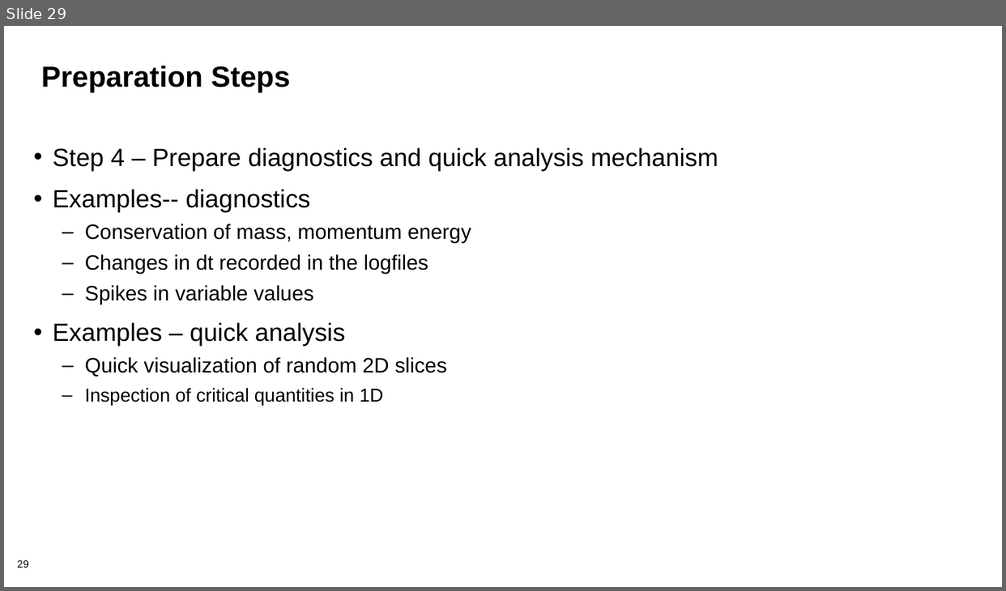
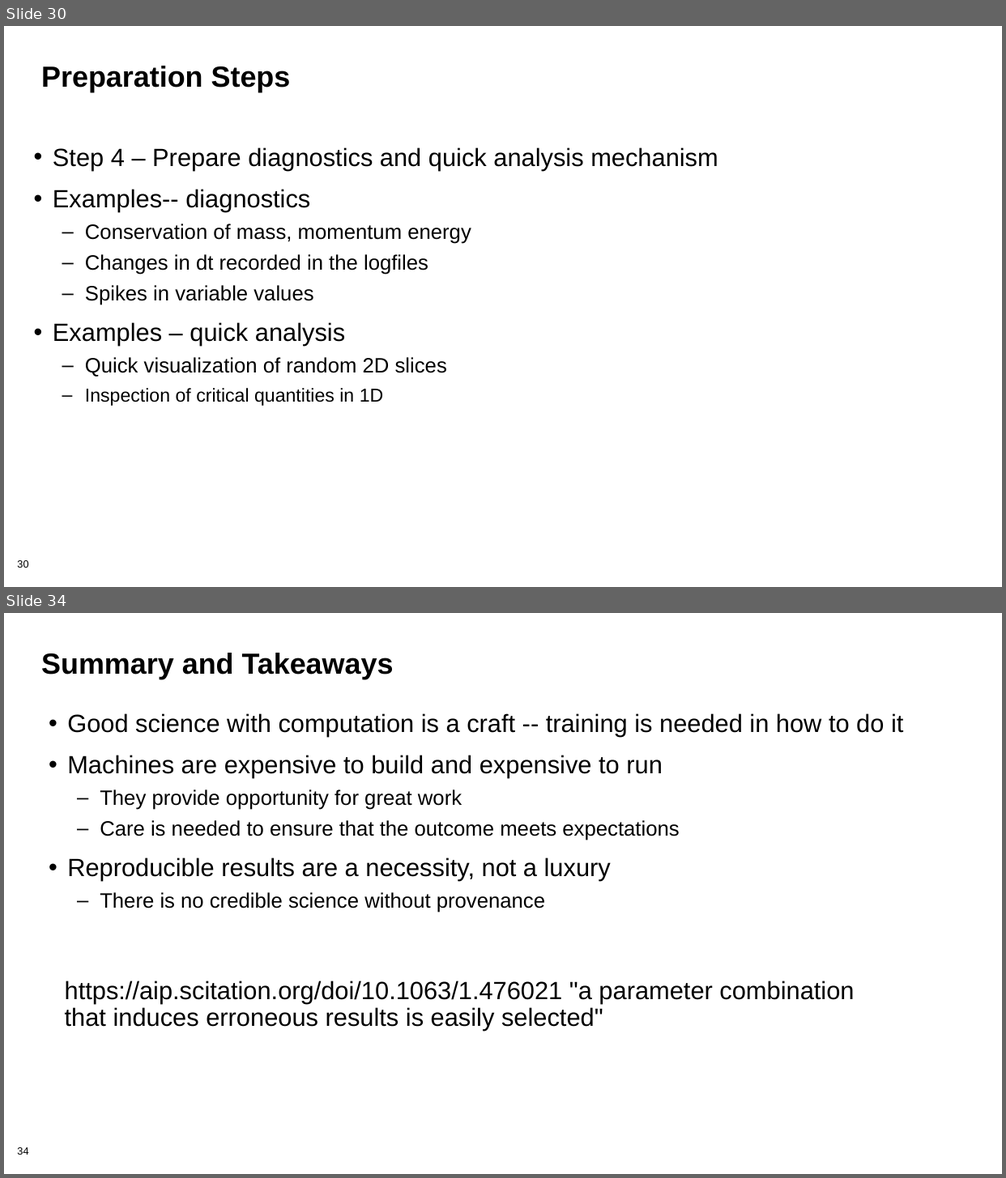
Before and after one commit to bssw-tutorial/presentations, a slide deck: computational-expts.pptx. Shown one above the other, each under a label of ours: slide 29 before the commit, slides 30 and 34 after it; the slides between them are not shown. The pictures are 1006x591 and 1006x1178 pixels, drawn with LibreOffice and Linux fonts; fonts in the diff are those of the drawing; background and template pictures are left out. Boxes give left, top, right and bottom in pixels: in the first picture for what was removed or moved away, otherwise in the second. Text is boxed around its words. In the diff, an @@ line names an element or a change of style, - is before the commit and + after.

```diff
--- a/computational-expts.pptx
+++ b/computational-expts.pptx
@@ slide 34 added at <box>4,613,1002,1174</box>, background #FFFFFF; not listed: 1 template element that a slide beside it also shows @@
@@ title added at <box>41,653,394,679</box>, 28 pt, text #000000, bold @@
+Summary and Takeaways
@@ text added at <box>67,713,903,913</box>, 24 pt, text #000000 @@
+• Good science with computation is a craft -- training is needed in how to do it
+• Machines are expensive to build and expensive to run
+  – They provide opportunity for great work
+  – Care is needed to ensure that the outcome meets expectations
+• Reproducible results are a necessity, not a luxury
+  – There is no credible science without provenance
@@ text added at <box>65,981,854,1031</box>, 24 pt, text #000000 @@
+https://aip.scitation.org/doi/10.1063/1.476021 "a parameter combination
+that induces erroneous results is easily selected"
@@ what was slide 29 is now slide 30 @@
@@ page number at <box>17,561,28,568</box>: text changed @@
-29
+30
```
Also in this commit, not shown: 5 slides changed, 4 other slides added, 1 slide removed.
